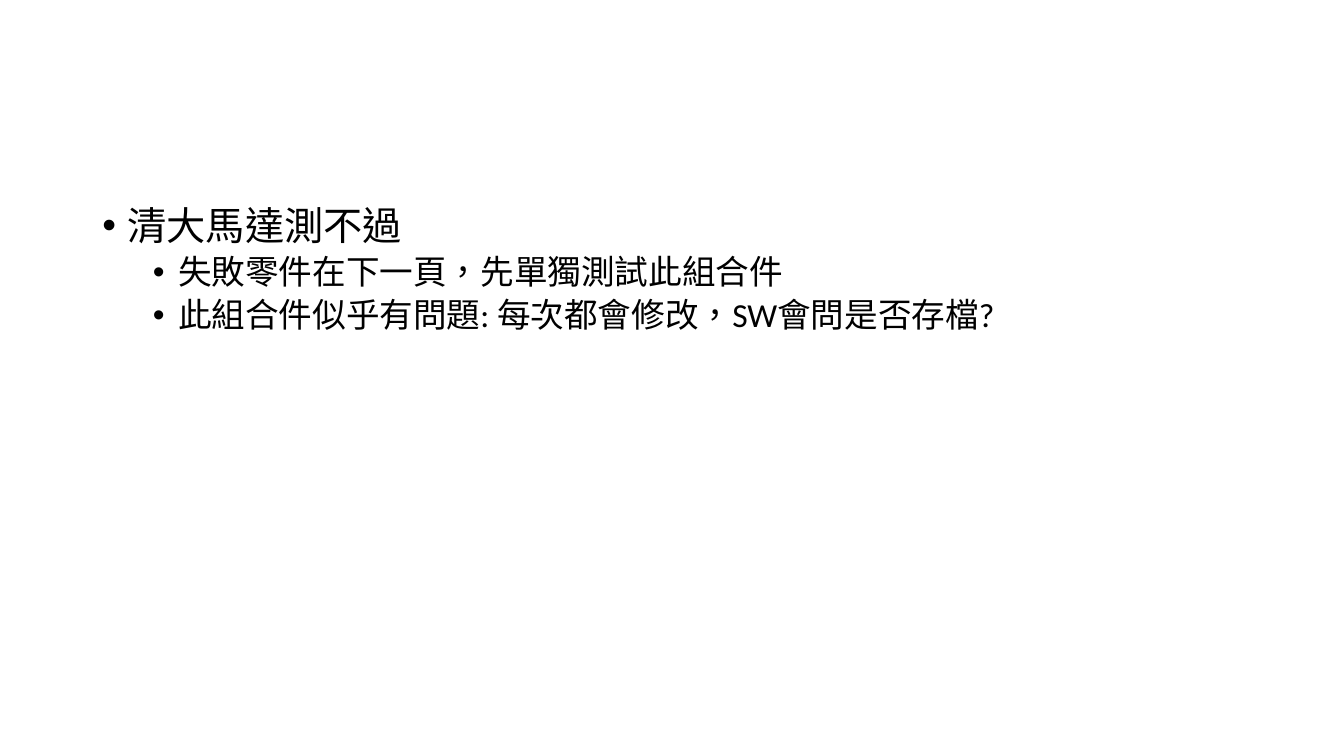
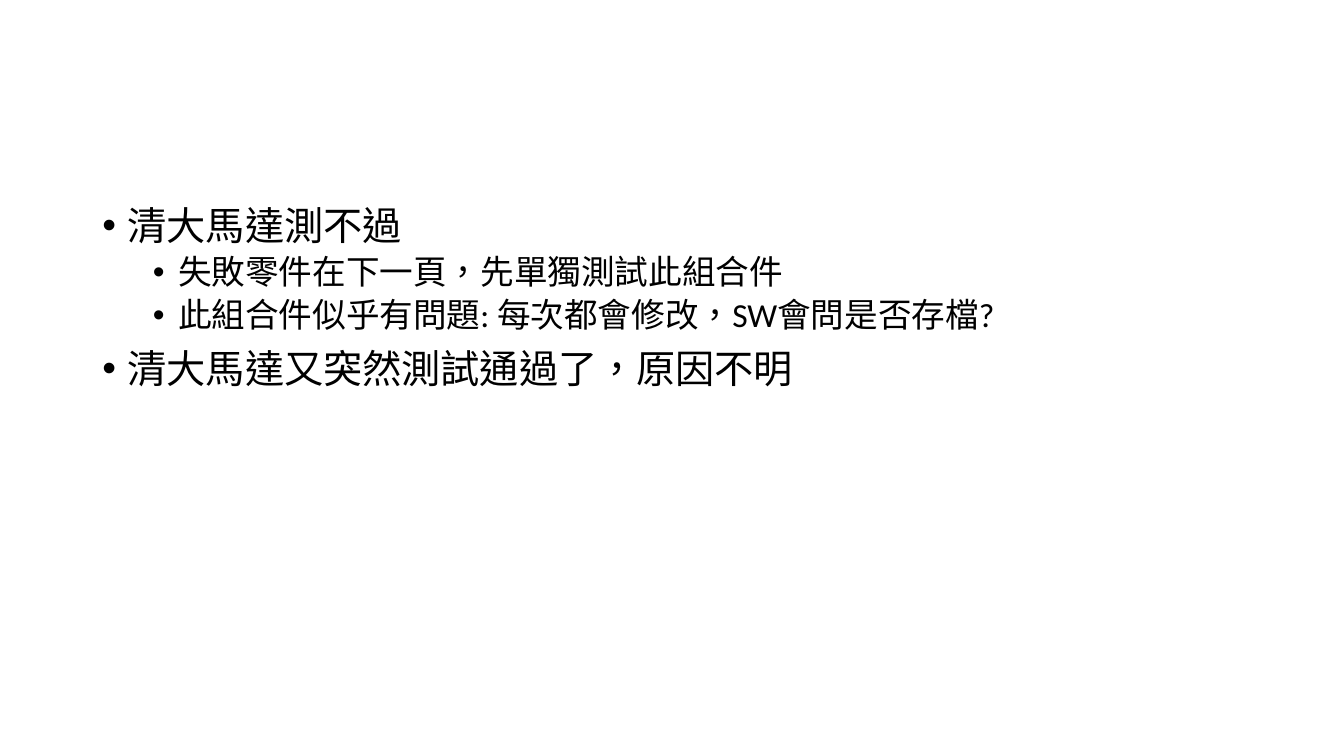
Before and after one commit to jackson-code/SolidWorsk-Add-in, a slide deck: slide 4 of SW測試進度.pptx. Drawn at 1344x756 pixels with LibreOffice and Linux fonts; fonts in the diff are those of the drawing. Boxes give left, top, right and bottom in pixels: in the first picture for what was removed or moved away, otherwise in the second. Text is boxed around its words. In the diff, an @@ line names an element or a change of style, - is before the commit and + after.

```diff
--- a/SW測試進度.pptx
+++ b/SW測試進度.pptx
@@ text at (128, 350, 793, 387): paragraph added @@
+• 清大馬達又突然測試通過了，原因不明
```
Also in this commit, not shown: 15 slides added, 3 slides removed, 38 other files.
